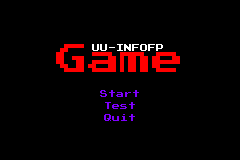
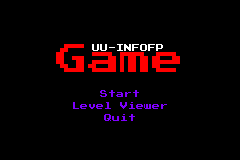
Two versions of the same layered image (240 x 160). Layer-by-layer changes:
painted on "Test" over 73, 102, 167, 109
